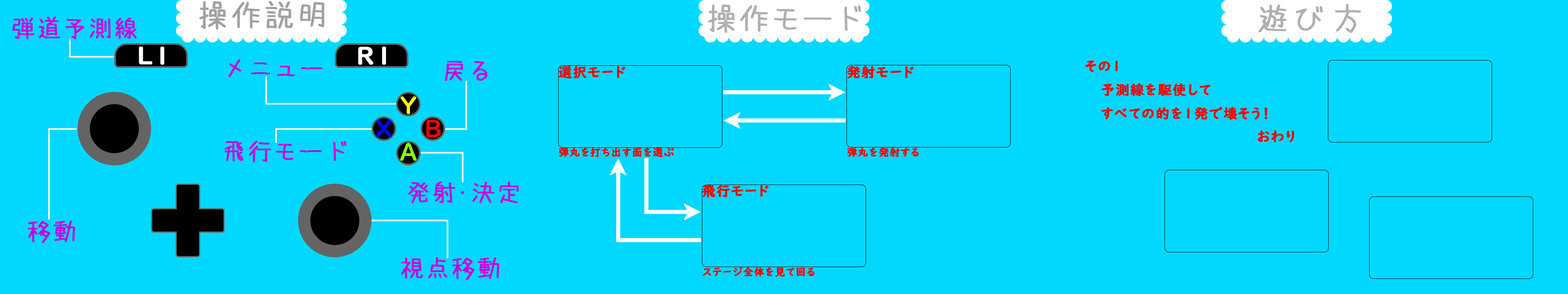
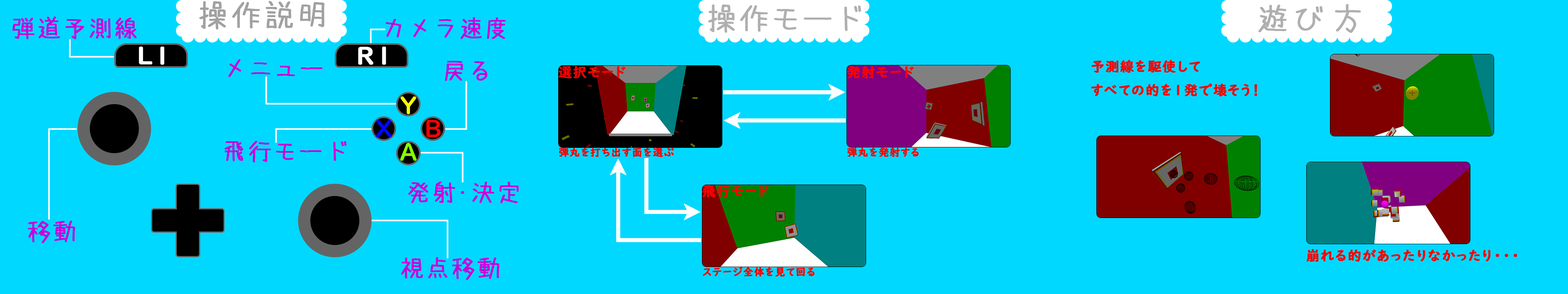
Layers edited between the first and the second 1568 × 294 image:
added layer "操作説明" (1st of 2) above "操作モード" over bbox(369, 17, 506, 44)
added layer "操作モード" (1st of 2) above "遊び方" over bbox(558, 65, 1011, 267)
added layer "遊び方" (1st of 2) above "操作説明" over bbox(1084, 53, 1534, 279)
hid "操作説明" (2nd of 2), moved it above "操作モード" over bbox(369, 17, 506, 44)
hid "操作モード" (2nd of 2) over bbox(558, 65, 1011, 267)
hid "遊び方" (2nd of 2) over bbox(1084, 53, 1534, 279)
